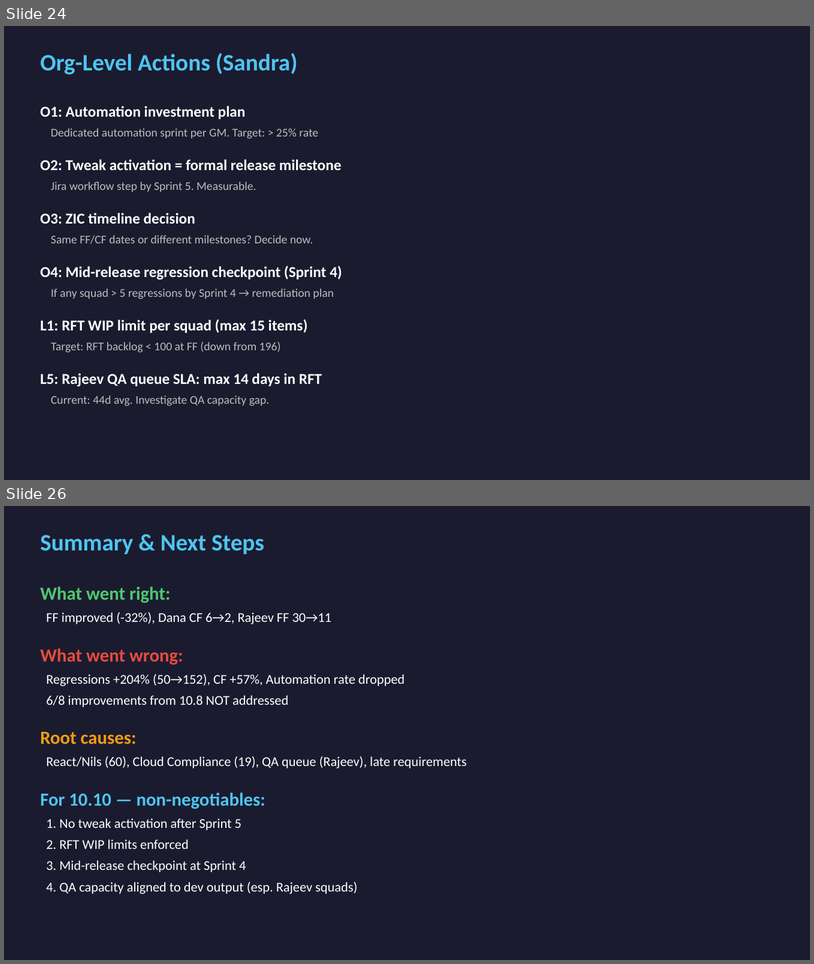
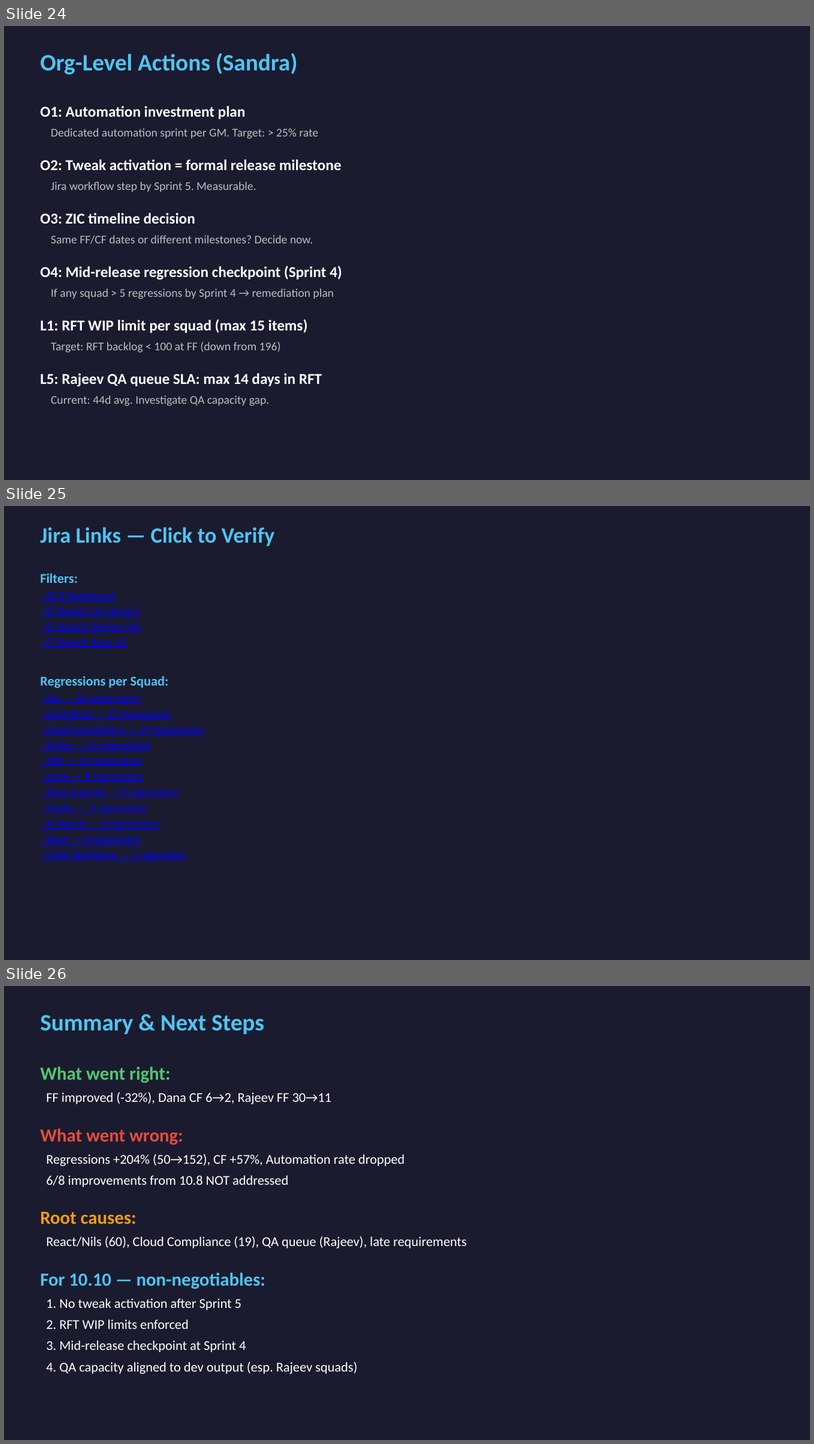
Before and after one commit to sandra-biton/retro, a slide deck: retro_109_presentation.pptx. Shown one above the other, each under a label of ours: slides 24 and 26 before the commit, slides 24, 25 and 26 after it; the slides between them are not shown. The pictures are 814x964 and 814x1444 pixels, drawn with LibreOffice and Linux fonts; fonts in the diff are those of the drawing. Boxes give left, top, right and bottom in pixels: in the first picture for what was removed or moved away, otherwise in the second. Text is boxed around its words. In the diff, an @@ line names an element or a change of style, - is before the commit and + after.

Commit message:
Add clickable Jira hyperlinks to PPTX slide 25

```diff
--- a/retro_109_presentation.pptx
+++ b/retro_109_presentation.pptx
@@ slide 25 added at [4, 506, 810, 960], background #1B1B2F @@
@@ text added at [40, 527, 275, 546], 26 pt, text #4EC5F1, bold @@
+Jira Links — Click to Verify
@@ text added at [40, 573, 203, 860], 13 pt, text #0000FF, underline @@
+Filters:
+10.9 Dashboard
+FF Breach (25 stories)
+CF Breach Stories (36)
+CF Breach Bugs (6)
+Regressions per Squad:
+Nils — 60 regressions
+GreenBoat — 22 regressions
+Cloud Compliance — 19 regressions
+Driver — 11 regressions
+VRA — 10 regressions
+Azure — 8 regressions
+Apex Legends — 8 regressions
+Mavka — 5 regressions
+AI Agents — 4 regressions
+Opus — 4 regressions
+Cyber Resilience — 1 regression
```
Also in this commit, not shown: 1 slide removed, 2 other files.
